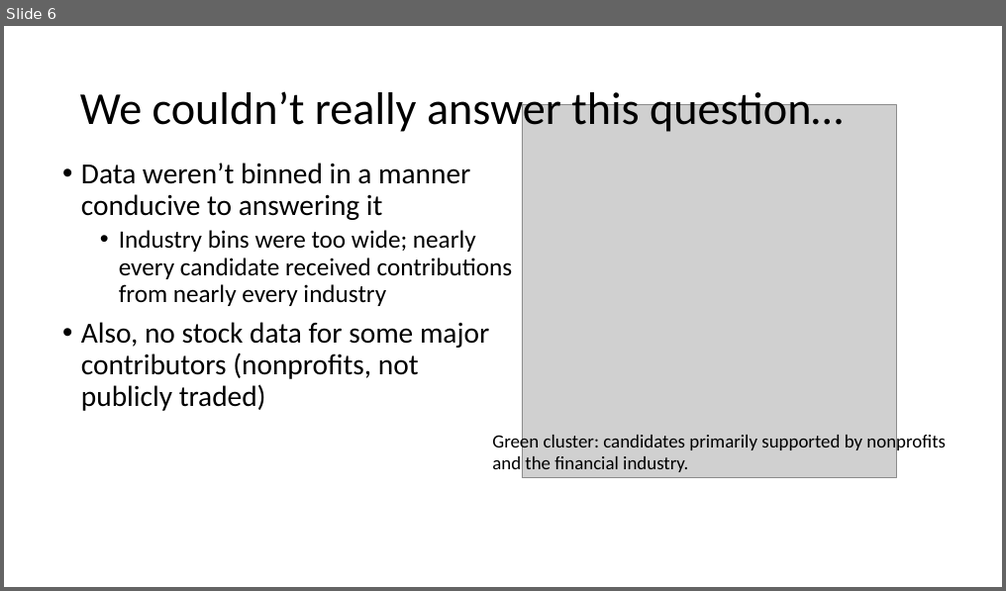
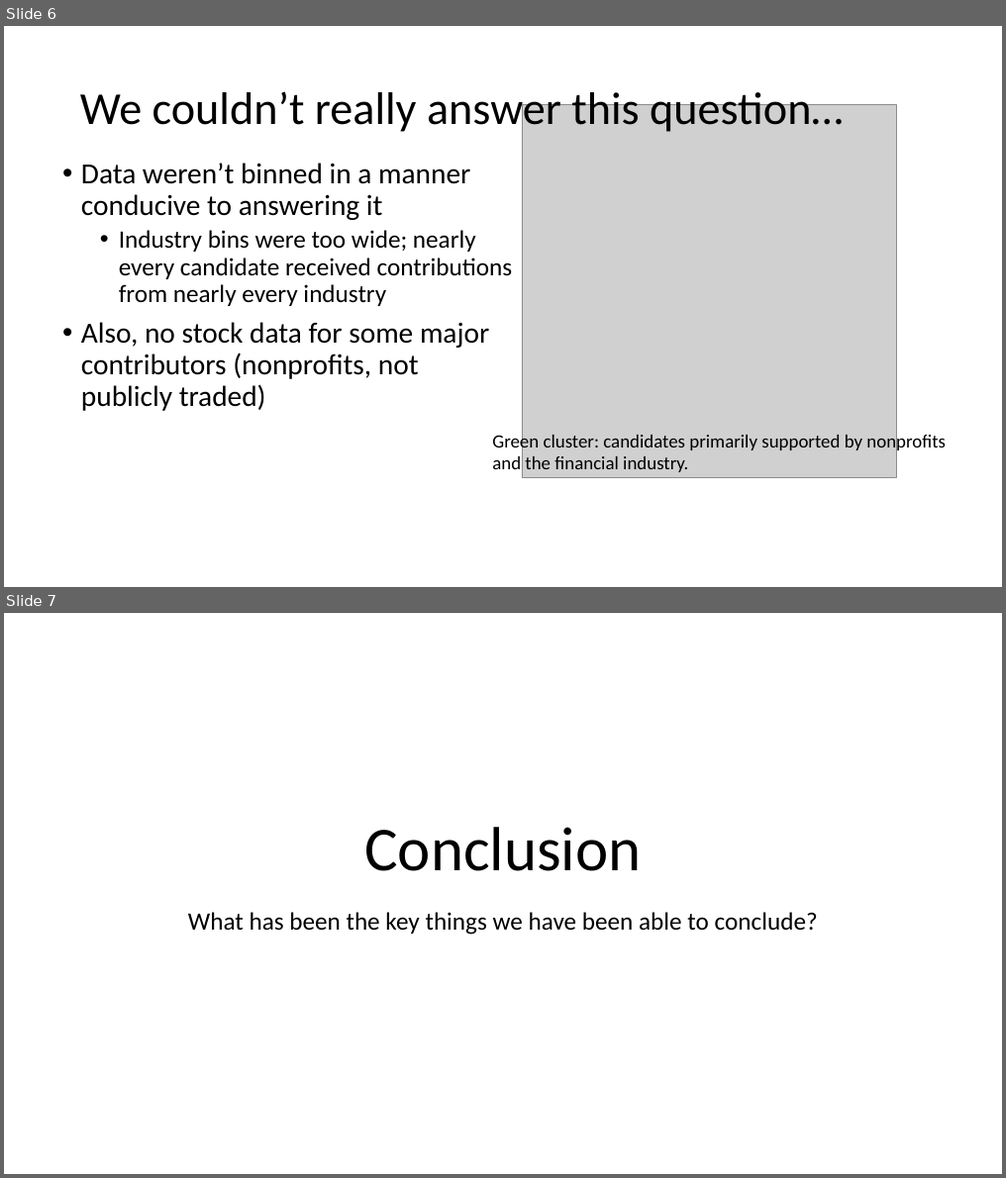
Before and after one commit to arifyali/50-percent-Chance-of-Awesome, a slide deck: Josh Slides.pptx. Shown one above the other, each under a label of ours: slide 6 before the commit, slides 6 and 7 after it. The pictures are 1006x591 and 1006x1178 pixels, drawn with LibreOffice and Linux fonts; fonts in the diff are those of the drawing; grey boxes stand for pictures. Boxes give left, top, right and bottom in pixels: in the first picture for what was removed or moved away, otherwise in the second. Text is boxed around its words. In the diff, an @@ line names an element or a change of style, - is before the commit and + after.

```diff
--- a/Josh Slides.pptx
+++ b/Josh Slides.pptx
@@ slide 7 added at bbox=[4, 613, 1002, 1174], background #FFFFFF @@
@@ title added at bbox=[364, 827, 641, 871], 60 pt, text #000000 @@
+Conclusion
@@ text added at bbox=[188, 912, 818, 935], 24 pt, text #000000 @@
+What has been the key things we have been able to conclude?
```
Also in this commit, not shown: 2 other slides added, 2 other files.
